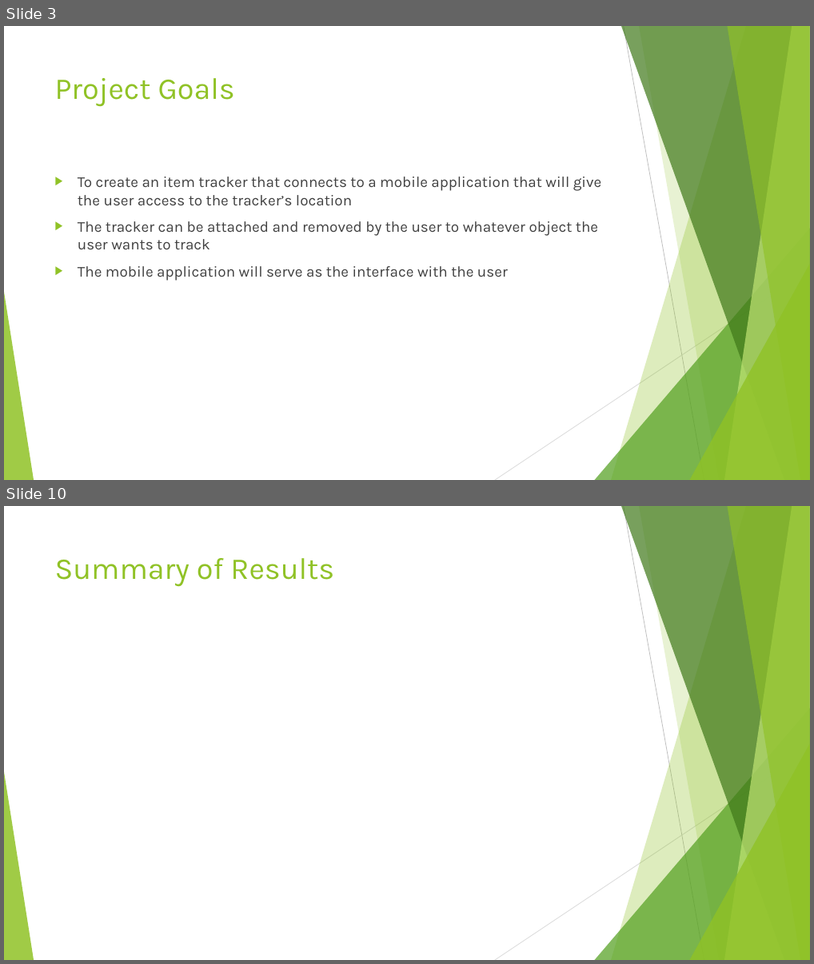
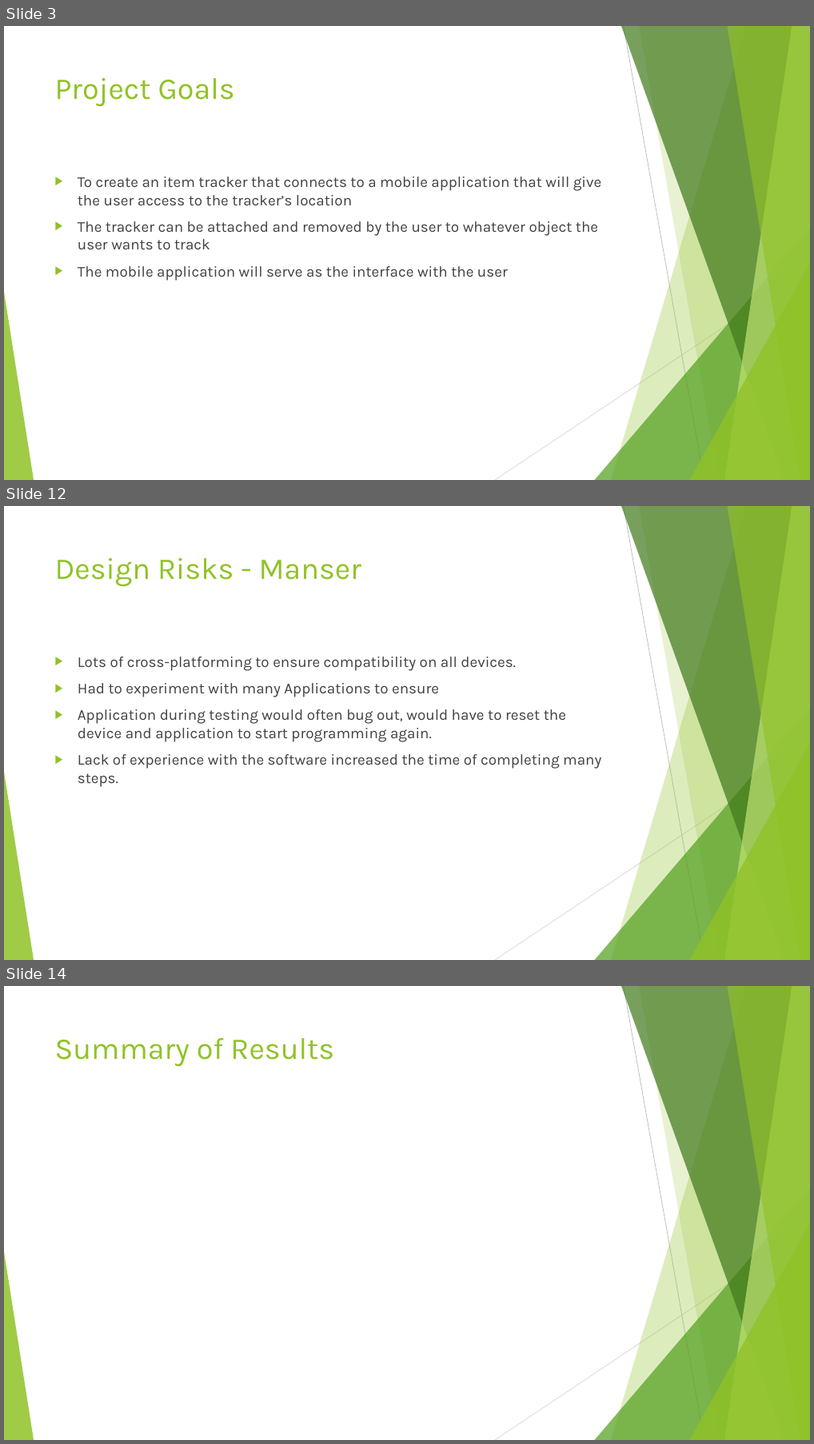
Before and after one commit to dontaylor6000/Group27_Tracker, a slide deck: Documentation/Group27FinalPresentation.pptx. Shown one above the other, each under a label of ours: slides 3 and 10 before the commit, slides 3, 12 and 14 after it; the slides between them are not shown. The pictures are 814x964 and 814x1444 pixels, drawn with LibreOffice and Linux fonts; fonts in the diff are those of the drawing. Boxes give left, top, right and bottom in pixels: in the first picture for what was removed or moved away, otherwise in the second. Text is boxed around its words. In the diff, an @@ line names an element or a change of style, - is before the commit and + after.

```diff
--- a/Documentation/Group27FinalPresentation.pptx
+++ b/Documentation/Group27FinalPresentation.pptx
@@ slide 12 added at (x1=4, y1=506, x2=810, y2=960), background #FFFFFF; not listed: 10 template elements that a slide beside it also shows @@
@@ title added at (x1=55, y1=558, x2=362, y2=587), 36 pt, text #90C226 @@
+Design Risks - Manser
@@ text added at (x1=78, y1=656, x2=602, y2=787), 18 pt, text #404040 @@
+▶ Lots of cross-platforming to ensure compatibility on all devices.
+▶ Had to experiment with many Applications to ensure
+▶ Application during testing would often bug out, would have to reset the device and application to start programming again.
+▶ Lack of experience with the software increased the time of completing many steps.
@@ what was slide 10 is now slide 14 @@
```
Also in this commit, not shown: 5 slides changed, 7 other slides added, 2 slides removed, 1 other file.
